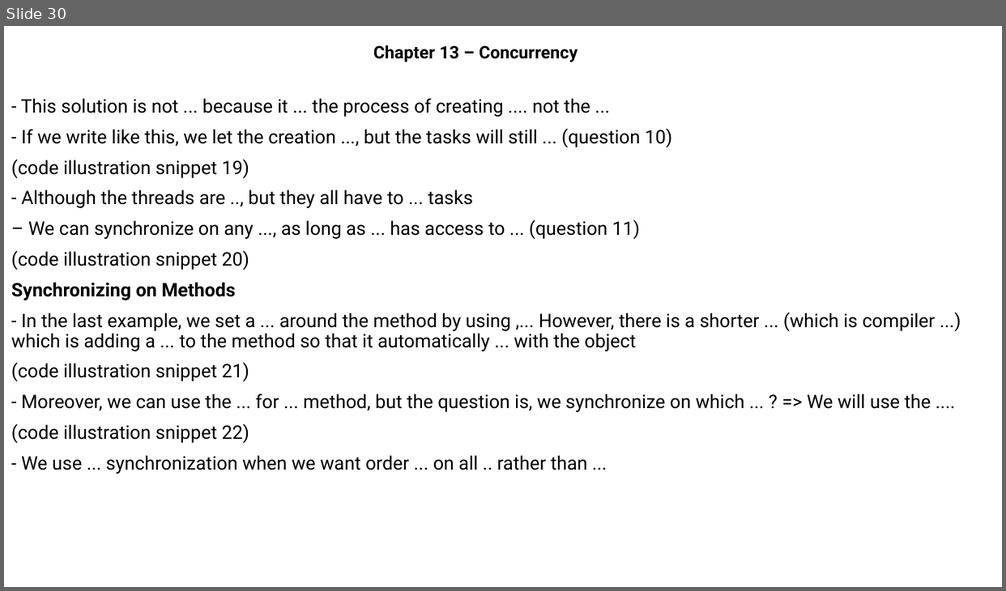
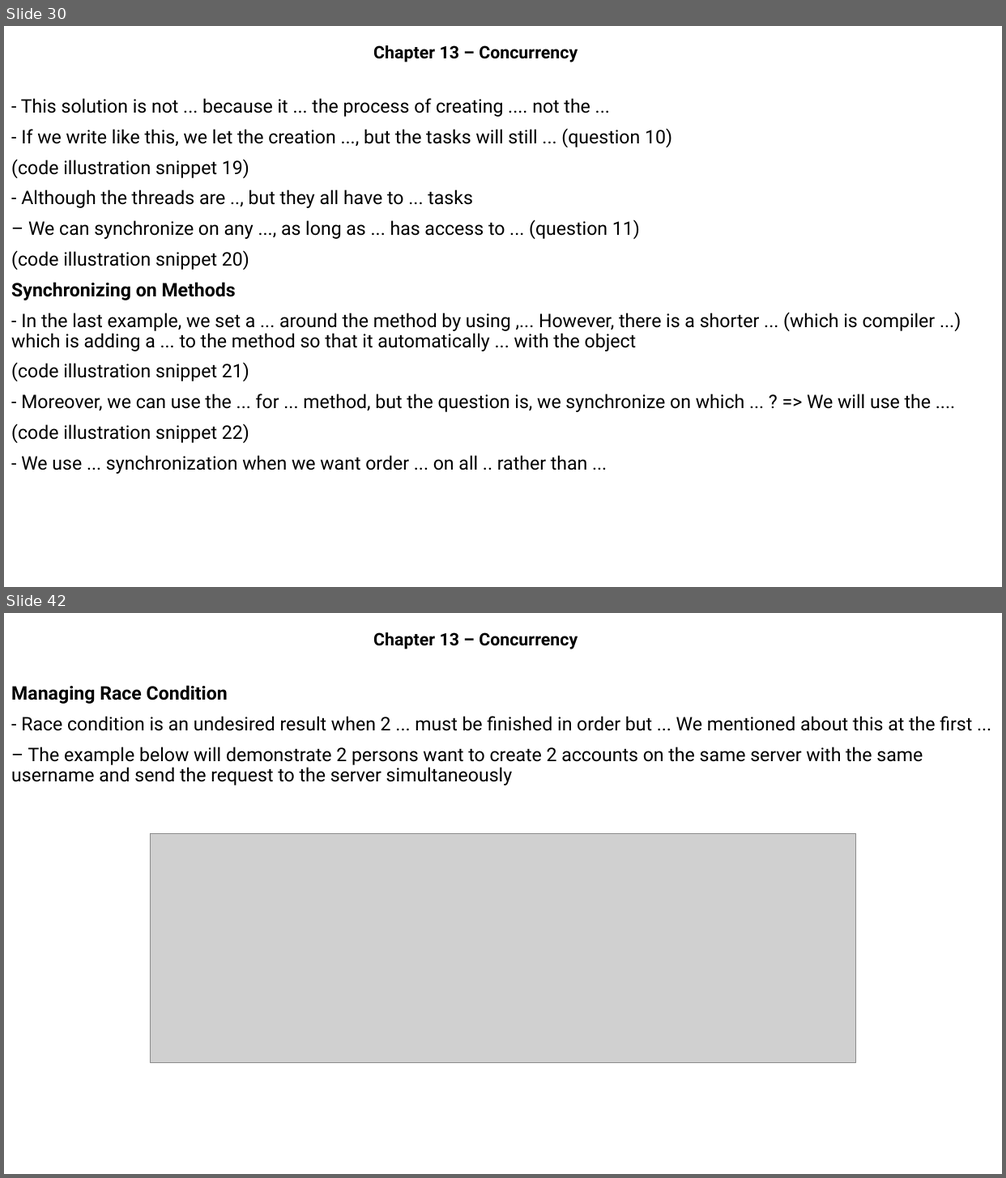
Before and after one commit to MaiDinhVinh/CS-Java, a slide deck: OCP17/Chapter 13 - Concurrency.pptx. Shown one above the other, each under a label of ours: slide 30 before the commit, slides 30 and 42 after it; the slides between them are not shown. The pictures are 1006x591 and 1006x1178 pixels, drawn with LibreOffice and Linux fonts; fonts in the diff are those of the drawing; grey boxes stand for pictures. Boxes give left, top, right and bottom in pixels: in the first picture for what was removed or moved away, otherwise in the second. Text is boxed around its words. In the diff, an @@ line names an element or a change of style, - is before the commit and + after.

```diff
--- a/OCP17/Chapter 13 - Concurrency.pptx
+++ b/OCP17/Chapter 13 - Concurrency.pptx
@@ slide 42 added at [4, 613, 1002, 1174], background #FFFFFF @@
@@ subtitle added at [373, 632, 577, 649], 16.6 pt, text #000000, bold @@
+Chapter 13 – Concurrency
@@ text added at [11, 685, 972, 786], 18 pt, text #000000 @@
+Managing Race Condition
+- Race condition is an undesired result when 2 ... must be finished in order but ... We mentioned about this at the first ...
+– The example below will demonstrate 2 persons want to create 2 accounts on the same server with the same username and send the request to the server simultaneously
@@ picture added at [151, 833, 856, 1063] @@
```
Also in this commit, not shown: 20 other slides added.
